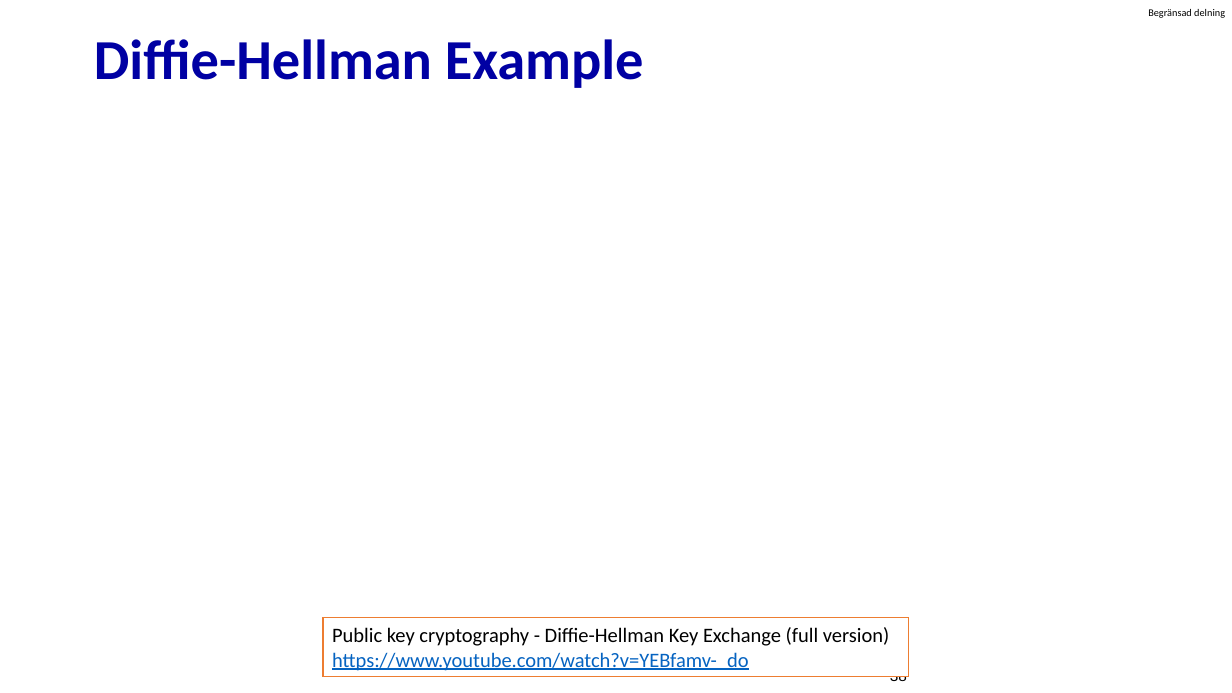
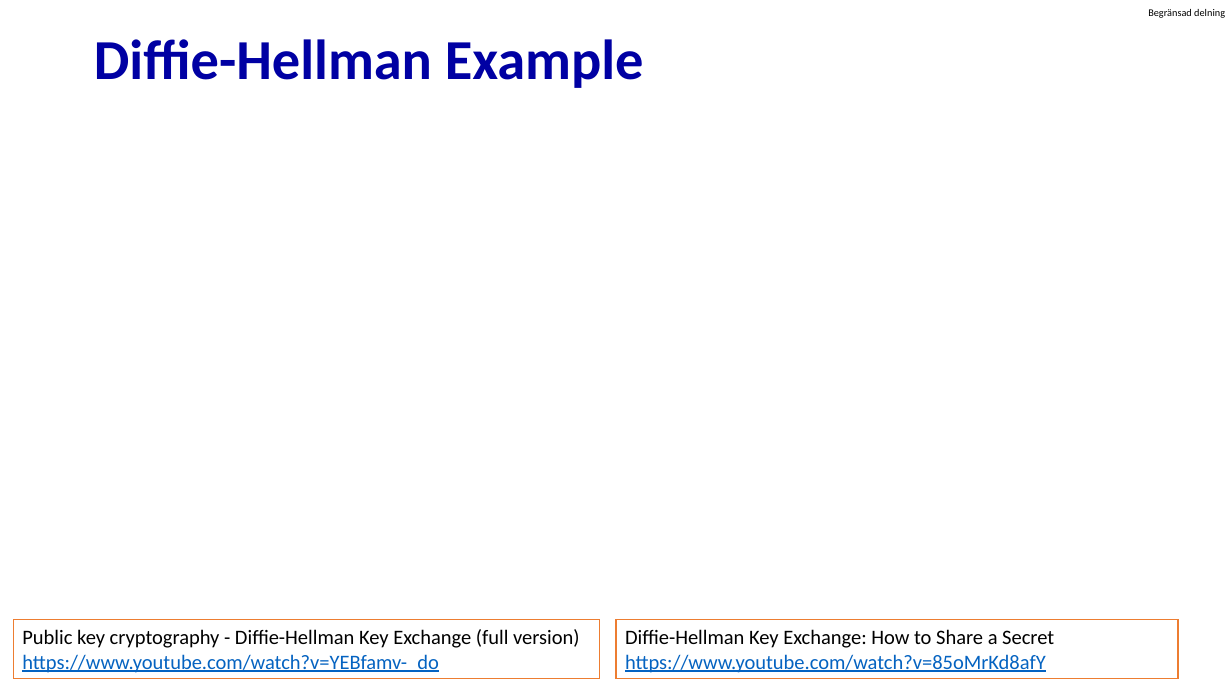
Before and after one commit to guhofstra/CSC175, a slide deck: slide 38 of PPTs/8.1 Cryptography.pptx. Drawn at 1232x693 pixels with LibreOffice and Linux fonts; fonts in the diff are those of the drawing; grey boxes stand for pictures. Boxes give left, top, right and bottom in pixels: in the first picture for what was removed or moved away, otherwise in the second. Text is boxed around its words. In the diff, an @@ line names an element or a change of style, - is before the commit and + after.

```diff
--- a/PPTs/8.1 Cryptography.pptx
+++ b/PPTs/8.1 Cryptography.pptx
@@ rectangle "Public key cryptography - Diffie-Hellman ...": place and size @@
-rectangle "Public key cryptography - Diffie-Hellman ..." at (323,617,909,677)
+rectangle "Public key cryptography - Diffie-Hellman ..." at (13,620,599,679)
@@ rectangle added at (616,620,1178,679), fill #FFFFFF, outline #ED7D31 1 pt, 16 pt, text #000000 @@
+Diffie-Hellman Key Exchange: How to Share a Secret
+https://www.youtube.com/watch?v=85oMrKd8afY
@@ page number removed at (890,676,907,681) @@
-38
```
Also in this commit, not shown: 6 other files.
